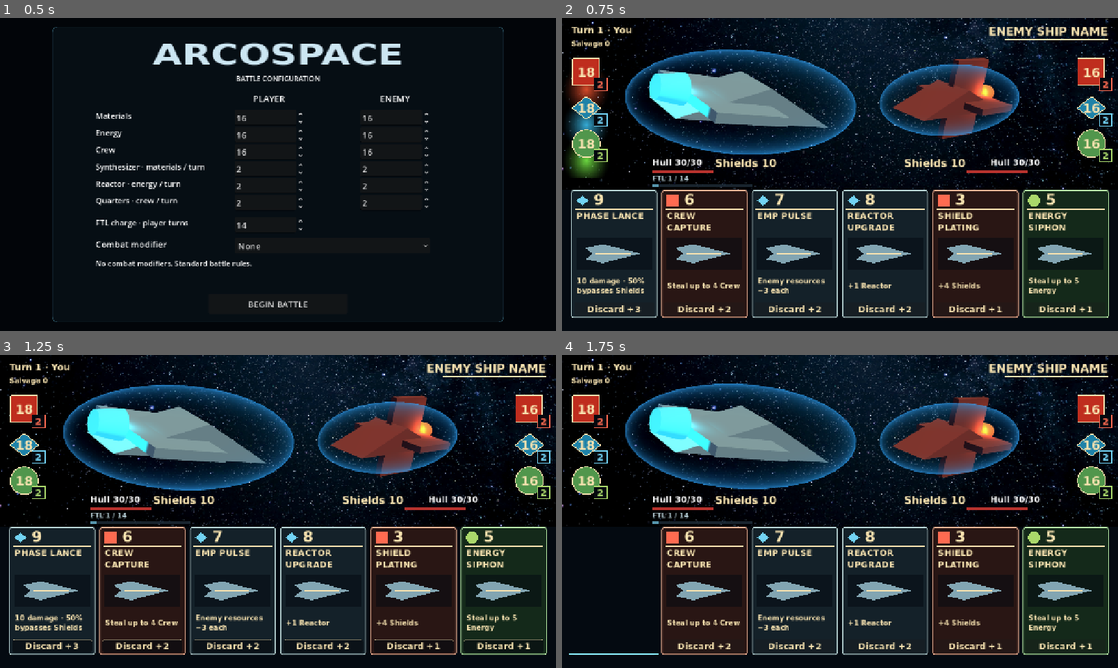
Above: before the commit, frames 1-4 (two rows, left to right).
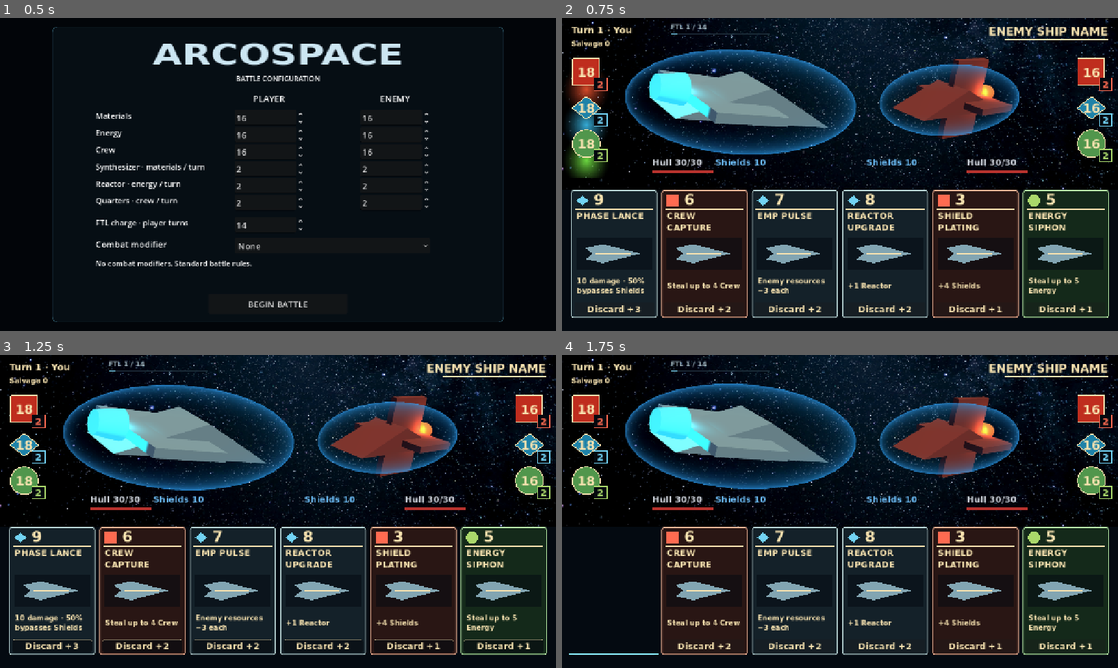
Above: after the commit, the same moments.

Repository: RPGMaster2000/arcospace
Game: Godot game, scene res://scenes/battle_setup.tscn
Two runs of this game, one before a commit and one after it. Both use one fixed random seed, a clock stepped at 60 frames per second and the inputs below.
Inputs:
- Up to frame 1 (0.5 s): no input
- Up to frame 2 (0.75 s): click "BEGIN BATTLE" at 0.5 s
- Up to frame 3 (1.25 s): no input
- Up to frame 4 (1.75 s): click "Discard +3" at 1.25 s

Frame 1 is identical in both runs. In frame 2, 1.1% of the frame differs, in the area x 16-86%, y 1-54%; in frame 3, 1.1%; in frame 4, 1.1%.

Commit message:
Align ship status and animate FTL transitions and engine light

Diff:
--- a/scenes/board.tscn
+++ b/scenes/board.tscn
@@ -671,31 +671,35 @@
 offset_top = -400.0
 offset_right = -61.0
 offset_bottom = -362.0
-theme_override_font_sizes/font_size = 24
+theme_override_font_sizes/font_size = 20
 text = "Shields 10"
 
+theme_override_colors/font_color = Color(0.42, 0.73, 0.95, 1)
+
 [node name="EnemyShieldsLabel" type="Label" parent="." unique_id=1691280843]
 layout_mode = 0
 anchor_left = 0.5
 anchor_top = 1.0
 anchor_right = 0.5
 anchor_bottom = 1.0
-offset_left = 148.0
+offset_left = 61.0
 offset_top = -400.0
-offset_right = 360.0
+offset_right = 287.0
 offset_bottom = -362.0
-theme_override_font_sizes/font_size = 24
+theme_override_font_sizes/font_size = 20
 text = "Shields 10"
 
+theme_override_colors/font_color = Color(0.42, 0.73, 0.95, 1)
+
 [node name="EnemyHullLabel" type="Label" parent="." unique_id=95820666]
 layout_mode = 0
 anchor_left = 0.5
 anchor_top = 1.0
 anchor_right = 0.5
 anchor_bottom = 1.0
-offset_left = 346.0
+offset_left = 292.0
 offset_top = -400.0
-offset_right = 516.0
+offset_right = 432.0
 offset_bottom = -362.0
 theme_override_font_sizes/font_size = 20
 text = "Hull 30"
@@ -1041,8 +1045,8 @@
 anchor_bottom = 1.0
 offset_left = -432.0
 offset_right = -61.0
-offset_top = -360.0
-offset_bottom = -333.0
+offset_top = -630.0
+offset_bottom = -603.0
 
 [node name="CombatModifier" type="Node" parent="." unique_id=807608807]
 script = ExtResource("ModifierRules")
--- a/scenes/modifier_display.tscn
+++ b/scenes/modifier_display.tscn
@@ -74,3 +74,27 @@
 grow_horizontal = 2
 grow_vertical = 2
 mouse_filter = 2
+
+[node name="FTLTint" type="ColorRect" parent="."]
+anchors_preset = 15
+anchor_right = 1.0
+anchor_bottom = 1.0
+mouse_filter = 2
+z_index = 101
+color = Color(1, 0, 0, 0)
+
+[node name="FTLFlash" type="Label" parent="."]
+anchors_preset = 5
+anchor_left = 0.5
+anchor_right = 0.5
+offset_left = -530.0
+offset_right = 530.0
+offset_top = 85.0
+offset_bottom = 135.0
+z_index = 111
+modulate = Color(1, 1, 1, 0)
+theme_override_font_sizes/font_size = 28
+theme_override_colors/font_shadow_color = Color(0, 0, 0, 1)
+theme_override_constants/shadow_offset_x = 2
+theme_override_constants/shadow_offset_y = 2
+horizontal_alignment = 1
--- a/scripts/board.gd
+++ b/scripts/board.gd
@@ -212,7 +212,10 @@
 			var player_hit: bool = asteroid_event and (player_hull < int(before.player.hull) or player_shields < int(before.player.shields))
 			$ModifierDisplay.impact(modifier.kind, player_hit)
 		if not _check_winner():
+			var was_offline: bool = ftl.disabled_turns > 0
 			ftl.begin_player_turn()
+			if was_offline and ftl.disabled_turns == 0:
+				$ModifierDisplay.ftl_online(ftl.can_warp())
 			if ftl.disabled_turns > 0:
 				$ModifierDisplay.ftl_offline()
 	var state: Dictionary = _read_state(side)
@@ -434,11 +437,11 @@
 	else:
 		$TurnLabel.text = "DRAW" if winner == "draw" else ("YOU WIN" if winner == "player" else "ENEMY WINS")
 	player_hull_label.text = "Hull %d/%d" % [player_hull, player_hull_capacity]
-	player_hull_label.add_theme_color_override("font_color", $PlayerHullBar.plating_color if player_hull > player_hull_capacity else Color.WHITE)
+	player_hull_label.add_theme_color_override("font_color", $PlayerHullBar.plating_color if player_hull > player_hull_capacity else Color(0.82, 0.84, 0.87))
 	$PlayerHullBar.update_hull(player_hull, player_hull_capacity)
 	player_shields_label.text = "Shields OFF" if modifier.shields_disabled() else "Shields %d" % player_shields
 	enemy_hull_label.text = "Hull %d/%d" % [enemy_hull, enemy_hull_capacity]
-	enemy_hull_label.add_theme_color_override("font_color", $EnemyHullBar.plating_color if enemy_hull > enemy_hull_capacity else Color.WHITE)
+	enemy_hull_label.add_theme_color_override("font_color", $EnemyHullBar.plating_color if enemy_hull > enemy_hull_capacity else Color(0.82, 0.84, 0.87))
 	$EnemyHullBar.update_hull(enemy_hull, enemy_hull_capacity)
 	enemy_shields_label.text = "Shields OFF" if modifier.shields_disabled() else "Shields %d" % enemy_shields
 	battle_effects.set_number(player_materials_label, player_materials)
--- a/scripts/board_3d.gd
+++ b/scripts/board_3d.gd
@@ -50,10 +50,44 @@
 	backdrop_scale = backdrop.scale
 	resized.connect(_fit_backdrop)
 	_fit_backdrop()
+	engine_light = get_node_or_null("BattleView/Viewport/Battlefield/PlayerShip/Body/OmniLight3D")
+	if engine_light:
+		engine_base_energy = engine_light.light_energy
 	super._ready()
+	_fit_ftl()
 
 func _fit_backdrop() -> void:
 	# The flat starfield must cover the extra camera view as well as the viewport.
 	var height_scale: float = maxf(1.0, (size.y - 325.0) / 395.0)
 	battle_camera.fov = rad_to_deg(2.0 * atan(tan(deg_to_rad(baseline_fov) * 0.5) * height_scale))
 	backdrop.scale = backdrop_scale * maxf(height_scale, size.x / 1280.0)
+	_fit_ftl()
+
+## TUNE: Engine light factors relative to its scene-authored brightness.
+@export var engine_offline_factor: float = 0.3
+@export var engine_ready_factor: float = 1.4
+@export var engine_pulse_depth: float = 0.10
+@export var engine_pulse_speed: float = 2.0
+var engine_light: OmniLight3D
+var engine_base_energy: float = 0.0
+var engine_phase: float = 0.0
+
+func _process(delta: float) -> void:
+	if not engine_light:
+		return
+	engine_phase += delta * engine_pulse_speed
+	var factor: float = engine_offline_factor if ftl.disabled_turns > 0 else 1.0
+	if ftl.can_warp():
+		factor = engine_ready_factor * (1.0 + engine_pulse_depth * sin(engine_phase))
+	engine_light.light_energy = engine_base_energy * factor
+
+func _fit_ftl() -> void:
+	if not battle_camera:
+		return
+	var container: Control = $BattleView
+	var viewport: SubViewport = $BattleView/Viewport
+	var ship: Node3D = $BattleView/Viewport/Battlefield/PlayerShip
+	var ship_center: Vector2 = container.position + battle_camera.unproject_position(ship.global_position) * container.size / Vector2(viewport.size)
+	var hull_center: float = $PlayerHullLabel.position.y + $PlayerHullLabel.size.y * 0.5
+	# Mirror Hull status vertically about the ship, and center FTL horizontally on it.
+	$FTLPanel.position = Vector2(ship_center.x - $FTLPanel.size.x * 0.5, ship_center.y * 2.0 - hull_center - $FTLPanel.size.y * 0.5)
--- a/scripts/modifier_display.gd
+++ b/scripts/modifier_display.gd
@@ -86,12 +86,28 @@
 func _exit_tree() -> void:
 	_restore_screen()
 
+## TUNE: FTL transitions hold longer than modifier flashes; offline adds one second.
+@export var ftl_offline_seconds: float = 1.45
+@export var ftl_online_seconds: float = 0.65
+var ftl_tween: Tween
+
 func ftl_offline() -> void:
-	# A separate status pulse avoids replacing the modifier's central result text.
+	_ftl_event("FTL OFFLINE", Color(1, 0.12, 0.04), ftl_offline_seconds, 0.32)
+
+func ftl_online(fully_charged: bool) -> void:
+	_ftl_event("FTL ONLINE" if fully_charged else "FTL REPAIRED · RESUMING CHARGING", Color(0.25, 0.65, 1), ftl_online_seconds, 0.16)
+
+func _ftl_event(message: String, color: Color, seconds: float, strength: float) -> void:
 	if not cinematic_enabled:
 		return
-	impact(1)
+	if ftl_tween:
+		ftl_tween.kill()
+	$FTLFlash.text = message
+	$FTLFlash.modulate = Color(color, 1.0)
+	$FTLTint.color = Color(color, strength)
 	var label = get_parent().get_node("FTLPanel/Charge")
-	label.modulate = Color(1, 0.15, 0.05)
-	var pulse = create_tween()
-	pulse.tween_property(label, "modulate", Color.WHITE, 0.8)
+	label.modulate = color
+	ftl_tween = create_tween().set_parallel(true)
+	ftl_tween.tween_property($FTLTint, "color:a", 0.0, seconds)
+	ftl_tween.tween_property($FTLFlash, "modulate:a", 0.0, 0.4).set_delay(seconds)
+	ftl_tween.tween_property(label, "modulate", Color.WHITE, seconds)
--- /dev/null
+++ b/tests/ftl_visual_test.gd
@@ -0,0 +1,43 @@
+extends SceneTree
+var failures: int = 0
+func check(ok: bool, message: String) -> void:
+	if not ok:
+		failures += 1
+		push_error(message)
+func _initialize() -> void:
+	call_deferred("run")
+func run() -> void:
+	var board = load("res://scenes/board_3d.tscn").instantiate()
+	board.get_node("BattleEffects").enabled = false
+	root.add_child(board)
+	var light = board.engine_light
+	var base: float = board.engine_base_energy
+	check(light != null and is_equal_approx(base,0.3), "User-authored engine light found")
+	board.ftl.disabled_turns = 1
+	board.ftl.disabled_turn_started = true
+	board._process(0)
+	check(is_equal_approx(light.light_energy,base*0.3), "Offline seventy percent weaker")
+	board._begin_turn("player")
+	check(board.get_node("ModifierDisplay/FTLFlash").text.contains("RESUMING CHARGING"), "Repair transition announces resumed charging")
+	board.ftl.charge = board.ftl.charge_target
+	board.engine_phase = 0
+	board._process(0)
+	check(is_equal_approx(light.light_energy,base*1.4), "Charged base forty percent stronger")
+	board._process(0.2)
+	check(light.light_energy > base*1.4, "Charged light pulsates")
+	board.ftl.disabled_turns = 1
+	board.ftl.disabled_turn_started = true
+	board._begin_turn("player")
+	check(board.get_node("ModifierDisplay/FTLFlash").text == "FTL ONLINE", "Fully charged repaired FTL announces online")
+	var container = board.get_node("BattleView")
+	var viewport = board.get_node("BattleView/Viewport")
+	var ship = viewport.get_node("Battlefield/PlayerShip")
+	var center = container.position + board.battle_camera.unproject_position(ship.global_position) * container.size / Vector2(viewport.size)
+	var hull_y: float = board.player_hull_label.position.y + board.player_hull_label.size.y*0.5
+	var panel = board.get_node("FTLPanel")
+	check(absf((center.y - panel.position.y-panel.size.y*0.5) - (hull_y-center.y)) < 1, "FTL and Hull mirrored vertically")
+	check(board.player_shields_label.get_theme_font_size("font_size") == board.player_hull_label.get_theme_font_size("font_size"), "Matching status font sizes")
+	board.queue_free()
+	await process_frame
+	print("FTL visual checks: %d failures" % failures)
+	quit(1 if failures else 0)
--- a/tests/modifier_cinematic_test.gd
+++ b/tests/modifier_cinematic_test.gd
@@ -29,9 +29,9 @@
 		check(not board.resolving_card, "Input unlocks after result")
 	board.refresh_display()
 	var panel = board.get_node("FTLPanel")
-	check(panel.position.y >= board.get_node("PlayerHullLabel").position.y + board.get_node("PlayerHullLabel").size.y, "FTL sits below hull status")
+	check(panel.position.y < board.get_node("PlayerHullLabel").position.y, "FTL sits above ship status")
 	display.ftl_offline()
-	check(display.get_node("ScreenFlash").modulate.a > 0, "Offline FTL flashes screen")
+	check(display.get_node("FTLTint").color.a > 0, "Offline FTL flashes screen")
 	var original = root.canvas_transform
 	display.impact(1, true)
 	await create_timer(0.03).timeout
--- a/tests/repair_selection_test.gd
+++ b/tests/repair_selection_test.gd
@@ -37,7 +37,7 @@
 	check(not board.get_node("PlayerHullBar").has_node("Plating"), "Redundant plating text removed")
 	board.player_hull = 35
 	board.refresh_display()
-	check(board.player_hull_label.get_theme_color("font_color") == Color.WHITE, "Color resets at capacity")
+	check(board.player_hull_label.get_theme_color("font_color") == Color(0.82,0.84,0.87), "Color resets at capacity")
 	board.queue_free()
 	await process_frame
 	print("Repair selection checks: %d failures" % failures)
Not shown, changed: docs/hull-capacity.md
